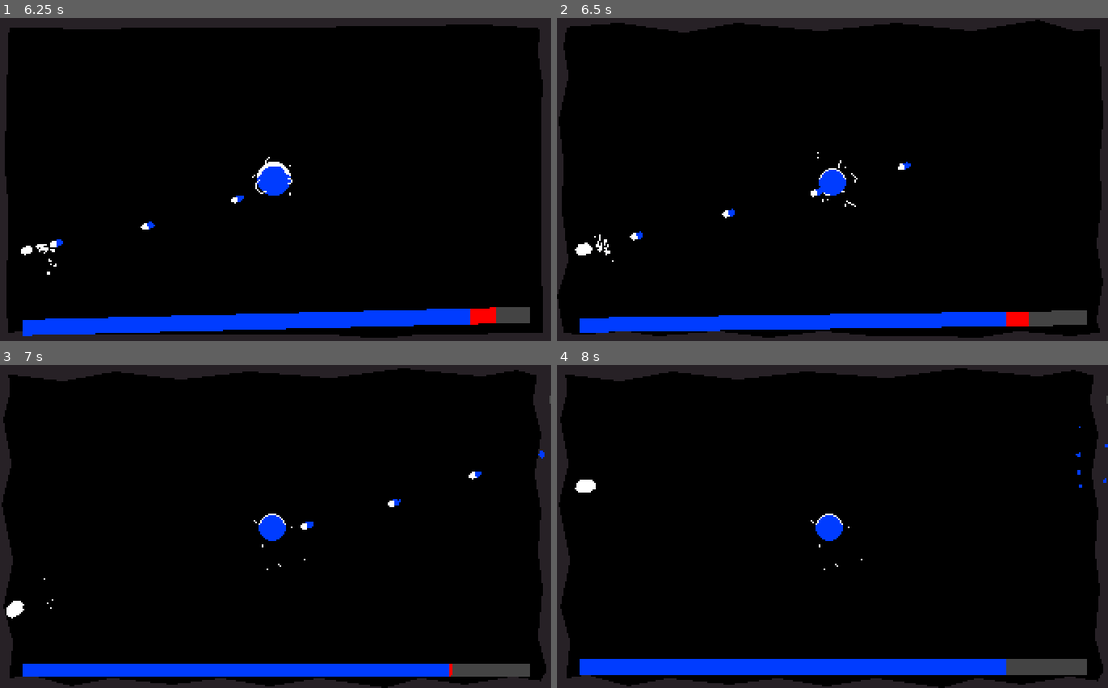
Above: before the commit, frames 1-4 (two rows, left to right).
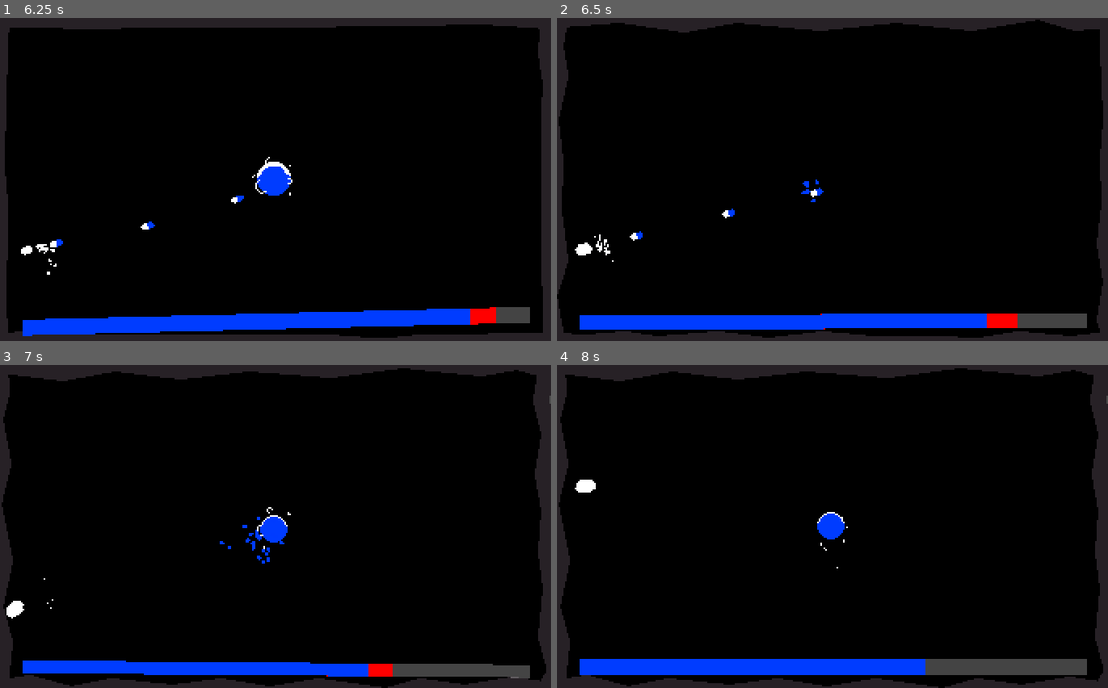
Above: after the commit, the same moments.

Repository: Nexe08/EnergySource
Game: Godot game, scene res://Main.tscn
Two runs of this game, one before a commit and one after it. Both use one fixed random seed, a clock stepped at 60 frames per second and the inputs below.
Inputs (mouse positions are in pixels of both pictures, inside the frame that each line leads up to):
- Up to frame 1 (6.25 s): click (44, 163) at 0.5 s; tap Enter at 1.25 s; move the mouse to (396, 163) at 1.27 s; hold A (a) 1.28-2.03 s; tap D (d) at 1.55, 2.1, 4.55, 5.1 s; move the mouse to (165, 195) at 2.02 s; tap S (s) at 2.3, 5.3 s; move the mouse to (330, 108) at 2.77 s; hold S (s) 2.78-3.53 s; tap W (w) at 3.05, 3.6, 6.05 s; move the mouse to (247, 244) at 3.52 s; tap A (a) at 3.8 s; move the mouse to (440, 227) at 4.27 s; hold A (a) 4.28-5.03 s; move the mouse to (110, 131) at 5.02 s; move the mouse to (303, 179) at 5.77 s; press the mouse at (303, 179) at 5.78 s
- Up to frame 2 (6.5 s): no input
- Up to frame 3 (7 s): move the mouse to (192, 445) at 6.52 s; release the mouse at (192, 445) at 6.53 s; tap S (s) at 6.6 s; tap A (a) at 6.8 s
- Up to frame 4 (8 s): move the mouse to (953, 510) at 7.27 s; hold W (w) from 7.28 s (still down); tap D (d) at 7.55 s

Frame 1 is identical in both runs. In frame 2, 1.3% of the frame differs, in the area x 4-97%, y 41-98%; in frame 3, 1.8%, in the area x 4-99%, y 26-97%; in frame 4, 0.9%.

Commit message:
Added: On game over transit scene back to mainmenu

Diff:
--- a/Autoload/global.gd
+++ b/Autoload/global.gd
@@ -32,3 +32,7 @@
 
 func _ready() -> void:
     randomize()
+
+func back_to_mainmenu(current_node):
+    TransitionManager.emit_signal("remove_object", current_node)
+    TransitionManager.emit_signal("start", main_menu_path, main)
--- a/Core/Core.tscn
+++ b/Core/Core.tscn
@@ -1,10 +1,24 @@
-[gd_scene load_steps=5 format=2]
+[gd_scene load_steps=7 format=2]
 
 [ext_resource path="res://Core/script/core.gd" type="Script" id=1]
 [ext_resource path="res://Core/texture/core_source.png" type="Texture" id=2]
 
+[sub_resource type="CircleShape2D" id=3]
+
 [sub_resource type="Animation" id=2]
 length = 0.001
+tracks/0/type = "value"
+tracks/0/path = NodePath("Sprite:visible")
+tracks/0/interp = 1
+tracks/0/loop_wrap = true
+tracks/0/imported = false
+tracks/0/enabled = true
+tracks/0/keys = {
+"times": PoolRealArray( 0 ),
+"transitions": PoolRealArray( 1 ),
+"update": 0,
+"values": [ true ]
+}
 
 [sub_resource type="Animation" id=1]
 resource_name = "default"
@@ -21,17 +35,66 @@
 "update": 0,
 "values": [ 0, 11 ]
 }
+tracks/1/type = "value"
+tracks/1/path = NodePath("Sprite:visible")
+tracks/1/interp = 1
+tracks/1/loop_wrap = true
+tracks/1/imported = false
+tracks/1/enabled = true
+tracks/1/keys = {
+"times": PoolRealArray( 0 ),
+"transitions": PoolRealArray( 1 ),
+"update": 1,
+"values": [ true ]
+}
 
-[node name="Core" type="Node2D"]
+[sub_resource type="Animation" id=4]
+resource_name = "takking_damage"
+length = 0.3
+step = 0.05
+tracks/0/type = "value"
+tracks/0/path = NodePath("Sprite:visible")
+tracks/0/interp = 1
+tracks/0/loop_wrap = true
+tracks/0/imported = false
+tracks/0/enabled = true
+tracks/0/keys = {
+"times": PoolRealArray( 0, 0.05, 0.1, 0.15, 0.2, 0.25, 0.3 ),
+"transitions": PoolRealArray( 1, 1, 1, 1, 1, 1, 1 ),
+"update": 1,
+"values": [ true, false, true, false, true, false, true ]
+}
+tracks/1/type = "method"
+tracks/1/path = NodePath(".")
+tracks/1/interp = 1
+tracks/1/loop_wrap = true
+tracks/1/imported = false
+tracks/1/enabled = true
+tracks/1/keys = {
+"times": PoolRealArray( 0.3 ),
+"transitions": PoolRealArray( 1 ),
+"values": [ {
+"args": [  ],
+"method": "_back_to_default"
+} ]
+}
+
+[node name="Core" type="StaticBody2D"]
+collision_layer = 64
+collision_mask = 0
 script = ExtResource( 1 )
+
+[node name="CollisionShape2D" type="CollisionShape2D" parent="."]
+shape = SubResource( 3 )
 
 [node name="Sprite" type="Sprite" parent="."]
 texture = ExtResource( 2 )
 hframes = 4
 vframes = 3
-frame = 11
 
 [node name="AnimationPlayer" type="AnimationPlayer" parent="."]
 autoplay = "default"
 anims/RESET = SubResource( 2 )
 anims/default = SubResource( 1 )
+anims/takking_damage = SubResource( 4 )
+next/takking_damage = "takking_damage"
--- a/Core/script/core.gd
+++ b/Core/script/core.gd
@@ -1,6 +1,19 @@
-extends Node2D
+extends StaticBody2D
 #  core
+
+onready var anim = $AnimationPlayer
 
 
 func _ready() -> void:
     global.core = self
+
+
+# called in animation player
+# reset animation to default
+func _back_to_default():
+    anim.play("default")
+
+
+func take_damage(damage: float, _damage_direction: Vector2 = Vector2.ZERO):
+    anim.play("takking_damage")
+    global.emit_signal("energy_level_changed", -damage)
--- a/ProgressBar/script/energy_bar_component.gd
+++ b/ProgressBar/script/energy_bar_component.gd
@@ -24,6 +24,10 @@
     current_energy_level += value
     current_energy_level = clamp(current_energy_level, 0, max_energy_level)
 
+    # game finish logic
+    if current_energy_level <= 0:
+        global.back_to_mainmenu(global.game)
+
     if current_energy_level < max_energy_level:
         global.emit_signal("can_pickup_energy_drop", true)
 
--- a/Projectile/PlayerBullet.tscn
+++ b/Projectile/PlayerBullet.tscn
@@ -27,7 +27,7 @@
 }
 
 [node name="PlayerBullet" instance=ExtResource( 1 )]
-collision_mask = 9
+collision_mask = 73
 mode = 2
 damage = 1.0
 speed = 300.0
--- a/TransitionManager/script/transition_manager.gd
+++ b/TransitionManager/script/transition_manager.gd
@@ -25,7 +25,8 @@
         desire_parent.add_child(node_instance)
 
     if old_object != null:
-        old_object.queue_free()
+        if is_instance_valid(old_object):
+            old_object.queue_free()
 
 
 # signal connection
--- a/project.godot
+++ b/project.godot
@@ -106,6 +106,7 @@
 2d_physics/layer_4="enemy"
 2d_physics/layer_5="enemy bullet"
 2d_physics/layer_6="drop"
+2d_physics/layer_7="core"
 
 [physics]
 
@@ -117,3 +118,4 @@
 vram_compression/import_etc=true
 vram_compression/import_etc2=false
 environment/default_environment="res://default_env.tres"
+quality/dynamic_fonts/use_oversampling=false
